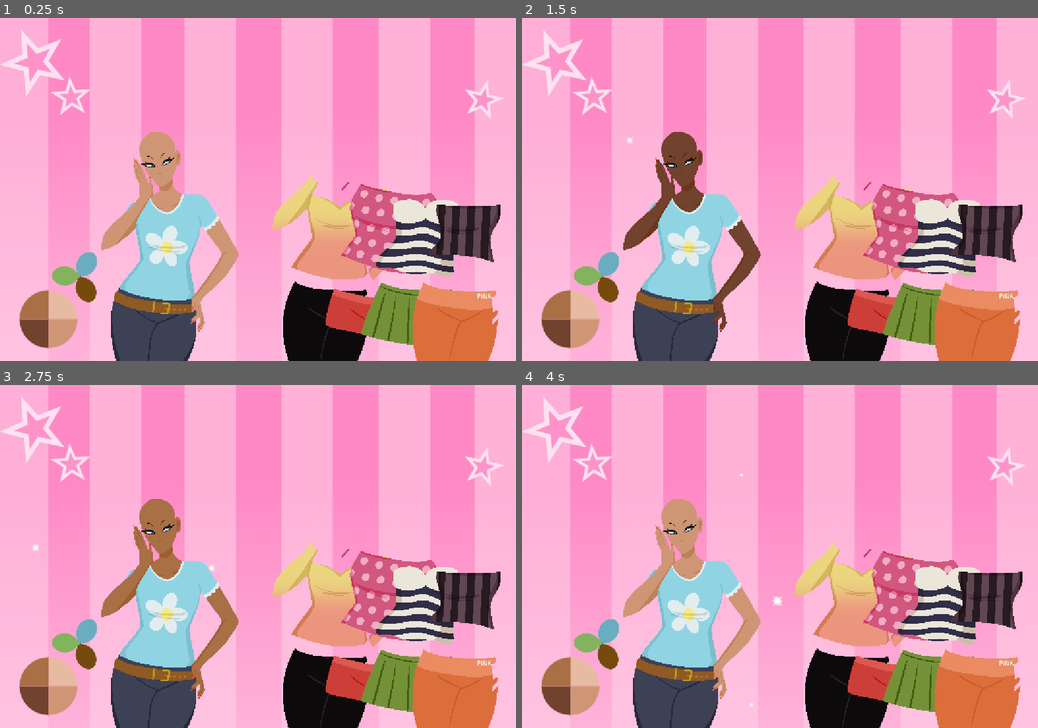
Above: before the commit, frames 1-4 (two rows, left to right).
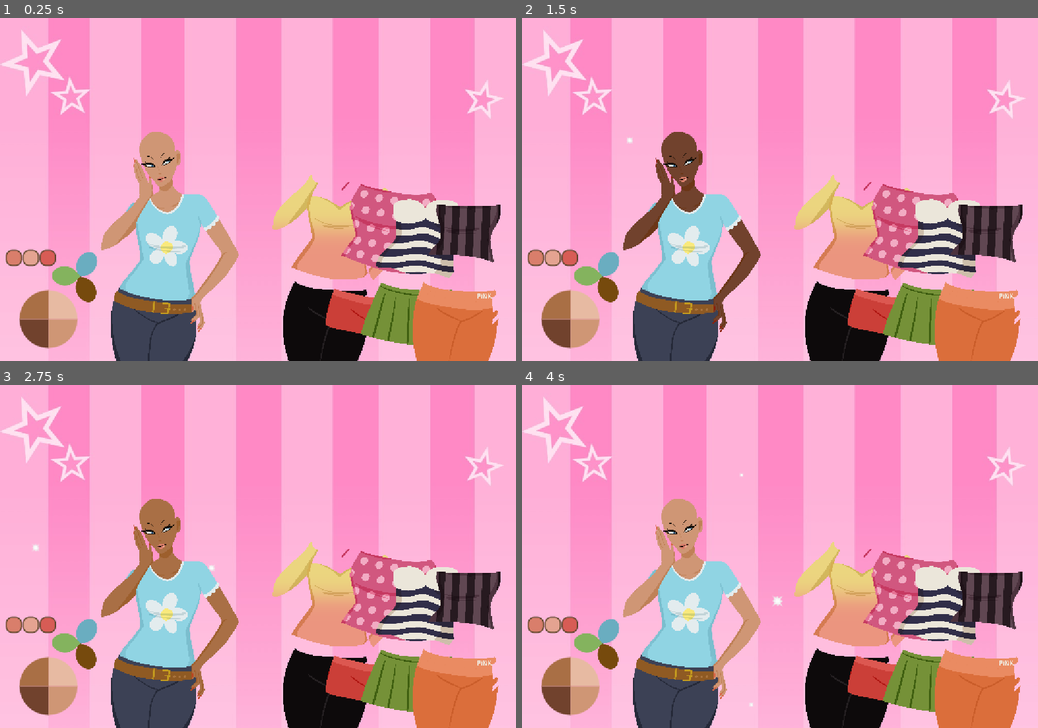
Above: after the commit, the same moments.

Repository: b00kworm4lyf3/ATLS4140-dress-up
Game: Godot game, scene res://main.tscn
The game is run twice, just before and just after one commit, with the same random seed, the same clock (stepped at 60 frames per second) and the same inputs.
Inputs (mouse positions are in pixels of both pictures, inside the frame that each line leads up to):
- Up to frame 1 (0.25 s): no input
- Up to frame 2 (1.5 s): click (583, 306) at 0.5 s; click (558, 333) at 1.25 s
- Up to frame 3 (2.75 s): click (36, 673) at 2 s
- Up to frame 4 (4 s): click (583, 700) at 2.75 s; click (609, 631) at 3.5 s

The runs differ from the first frame. In frame 1, 0.4% of the frame differs, in the area x 1-33%, y 46-73%; in frame 2, 0.4%; in frame 3, 0.4%; in frame 4, 0.4%.

Commit message:
lipp colours added

Diff:
--- a/main.tscn
+++ b/main.tscn
@@ -12,13 +12,17 @@
 [ext_resource type="PackedScene" uid="uid://bumrvar0nmqs2" path="res://assets/clothing/sailor_top.tscn" id="7_5vw27"]
 [ext_resource type="PackedScene" uid="uid://uu5wyn42duhc" path="res://assets/clothing/shorts.tscn" id="9_kek77"]
 [ext_resource type="PackedScene" uid="uid://bbqlrw6kfdkks" path="res://assets/clothing/skirt.tscn" id="10_4c57u"]
+[ext_resource type="Texture2D" uid="uid://bwk8vyjfad6ic" path="res://assets/makeup/coral_lips.png" id="10_ryguw"]
+[ext_resource type="Texture2D" uid="uid://co13r6ar2hal8" path="res://assets/makeup/frosted_lips.png" id="11_d13ii"]
 [ext_resource type="PackedScene" uid="uid://cwpeycar4gq5l" path="res://assets/clothing/sweatpants.tscn" id="11_efxa6"]
 [ext_resource type="Texture2D" uid="uid://crm0c41kc1mw3" path="res://assets/skin_tones/dark_skin.png" id="11_w48qg"]
+[ext_resource type="Texture2D" uid="uid://c4hrj57os0f5a" path="res://assets/makeup/red_lips.png" id="12_1u8w0"]
 [ext_resource type="Texture2D" uid="uid://dhag0u0woh2rm" path="res://assets/skin_tones/medium_skin.png" id="13_vivmo"]
 [ext_resource type="Texture2D" uid="uid://ju62kdg81c7y" path="res://assets/skin_tones/light_skin.png" id="14_2cqfq"]
 [ext_resource type="Texture2D" uid="uid://bdtqb5dmtjx1r" path="res://assets/eyes/blue_eyes.png" id="16_074og"]
 [ext_resource type="Texture2D" uid="uid://bb62j60tm2sil" path="res://assets/eyes/brown_eyes.png" id="17_cegan"]
 [ext_resource type="Texture2D" uid="uid://dc6453wvsuy7e" path="res://assets/eyes/green_eyes.png" id="18_82xsv"]
+[ext_resource type="Script" uid="uid://ctmmqikwcx7aw" path="res://scripts/lips.gd" id="23_d13ii"]
 
 [sub_resource type="CanvasItemMaterial" id="CanvasItemMaterial_nwoa8"]
 particles_animation = true
@@ -63,6 +67,23 @@
 "speed": 5.0
 }]
 
+[sub_resource type="SpriteFrames" id="SpriteFrames_5tm6j"]
+animations = [{
+"frames": [{
+"duration": 1.0,
+"texture": ExtResource("10_ryguw")
+}, {
+"duration": 1.0,
+"texture": ExtResource("11_d13ii")
+}, {
+"duration": 1.0,
+"texture": ExtResource("12_1u8w0")
+}],
+"loop": 1,
+"name": &"default",
+"speed": 5.0
+}]
+
 [sub_resource type="StyleBoxFlat" id="StyleBoxFlat_5tm6j"]
 bg_color = Color(0.90588236, 0.7294118, 0.63529414, 1)
 corner_radius_top_right = 100
@@ -159,6 +180,60 @@
 func _on_pressed() -> void:
 	eyes.frame = 2
 "
+
+[sub_resource type="StyleBoxFlat" id="StyleBoxFlat_dpi0j"]
+bg_color = Color(0.8509804, 0.49411765, 0.41960785, 1)
+border_width_left = 2
+border_width_top = 2
+border_width_right = 2
+border_width_bottom = 2
+border_color = Color(0.36136058, 0.2705971, 0.16666478, 1)
+corner_radius_top_left = 10
+corner_radius_top_right = 10
+corner_radius_bottom_right = 10
+corner_radius_bottom_left = 10
+
+[sub_resource type="GDScript" id="GDScript_ryguw"]
+script/source = "extends Button
+
+@onready var lips := %lips
+
+func _on_pressed() -> void:
+	lips.frame = 0
+"
+
+[sub_resource type="StyleBoxFlat" id="StyleBoxFlat_ryguw"]
+bg_color = Color(0.89411765, 0.6392157, 0.5686275, 1)
+border_width_left = 2
+border_width_top = 2
+border_width_right = 2
+border_width_bottom = 2
+border_color = Color(0.36136058, 0.2705971, 0.16666478, 1)
+corner_radius_top_left = 10
+corner_radius_top_right = 10
+corner_radius_bottom_right = 10
+corner_radius_bottom_left = 10
+
+[sub_resource type="GDScript" id="GDScript_d13ii"]
+script/source = "extends Button
+
+@onready var lips := %lips
+
+func _on_pressed() -> void:
+	lips.frame = 1
+"
+
+[sub_resource type="StyleBoxFlat" id="StyleBoxFlat_d13ii"]
+bg_color = Color(0.84313726, 0.36078432, 0.33333334, 1)
+border_width_left = 2
+border_width_top = 2
+border_width_right = 2
+border_width_bottom = 2
+border_color = Color(0.36136058, 0.2705971, 0.16666478, 1)
+corner_radius_top_left = 10
+corner_radius_top_right = 10
+corner_radius_bottom_right = 10
+corner_radius_bottom_left = 10
 
 [node name="dressUpGame" type="Node2D" unique_id=1326834742]
 
@@ -195,6 +270,12 @@
 scale = Vector2(0.2, 0.2)
 sprite_frames = SubResource("SpriteFrames_ip1k6")
 
+[node name="lips" type="AnimatedSprite2D" parent="." unique_id=474939297]
+unique_name_in_owner = true
+position = Vector2(-200, 24)
+scale = Vector2(0.2, 0.2)
+sprite_frames = SubResource("SpriteFrames_5tm6j")
+
 [node name="Camera2D" type="Camera2D" parent="." unique_id=2003574125]
 position = Vector2(3, -80)
 
@@ -324,6 +405,43 @@
 theme_override_styles/disabled = SubResource("StyleBoxFlat_getpj")
 script = SubResource("GDScript_getpj")
 
+[node name="lipsParent" type="Node2D" parent="." unique_id=322891407]
+position = Vector2(188.99998, -5.9999995)
+scale = Vector2(1.3600008, 1.3600008)
+
+[node name="lips1" type="Button" parent="lipsParent" unique_id=1439815267]
+offset_left = -568.0
+offset_top = 49.0
+offset_right = -540.0
+offset_bottom = 77.0
+theme_override_styles/normal = SubResource("StyleBoxFlat_dpi0j")
+theme_override_styles/pressed = SubResource("StyleBoxFlat_dpi0j")
+theme_override_styles/hover = SubResource("StyleBoxFlat_dpi0j")
+theme_override_styles/disabled = SubResource("StyleBoxFlat_dpi0j")
+script = SubResource("GDScript_ryguw")
+
+[node name="lips2" type="Button" parent="lipsParent" unique_id=198628879]
+offset_left = -539.0
+offset_top = 49.0
+offset_right = -511.0
+offset_bottom = 77.0
+theme_override_styles/normal = SubResource("StyleBoxFlat_ryguw")
+theme_override_styles/pressed = SubResource("StyleBoxFlat_ryguw")
+theme_override_styles/hover = SubResource("StyleBoxFlat_ryguw")
+theme_override_styles/disabled = SubResource("StyleBoxFlat_ryguw")
+script = SubResource("GDScript_d13ii")
+
+[node name="lips3" type="Button" parent="lipsParent" unique_id=819928573]
+offset_left = -510.0
+offset_top = 49.0
+offset_right = -482.0
+offset_bottom = 77.0
+theme_override_styles/normal = SubResource("StyleBoxFlat_d13ii")
+theme_override_styles/pressed = SubResource("StyleBoxFlat_d13ii")
+theme_override_styles/hover = SubResource("StyleBoxFlat_d13ii")
+theme_override_styles/disabled = SubResource("StyleBoxFlat_d13ii")
+script = ExtResource("23_d13ii")
+
 [connection signal="pressed" from="skinParent/skin3" to="skinParent/skin3" method="_on_pressed"]
 [connection signal="pressed" from="skinParent/skin2" to="skinParent/skin2" method="_on_pressed"]
 [connection signal="pressed" from="skinParent/skin1" to="skinParent/skin1" method="_on_pressed"]
@@ -331,3 +449,6 @@
 [connection signal="pressed" from="eyesParent/eyes1" to="eyesParent/eyes1" method="_on_pressed"]
 [connection signal="pressed" from="eyesParent/eyes2" to="eyesParent/eyes2" method="_on_pressed"]
 [connection signal="pressed" from="eyesParent/eyes3" to="eyesParent/eyes3" method="_on_pressed"]
+[connection signal="pressed" from="lipsParent/lips1" to="lipsParent/lips1" method="_on_pressed"]
+[connection signal="pressed" from="lipsParent/lips2" to="lipsParent/lips2" method="_on_pressed"]
+[connection signal="pressed" from="lipsParent/lips3" to="lipsParent/lips3" method="_on_pressed"]
--- /dev/null
+++ b/scripts/lips.gd
@@ -0,0 +1,6 @@
+extends Button
+
+@onready var lips := %lips
+
+func _on_pressed() -> void:
+    lips.frame = 2
Not shown, added: scripts/lips.gd.uid
